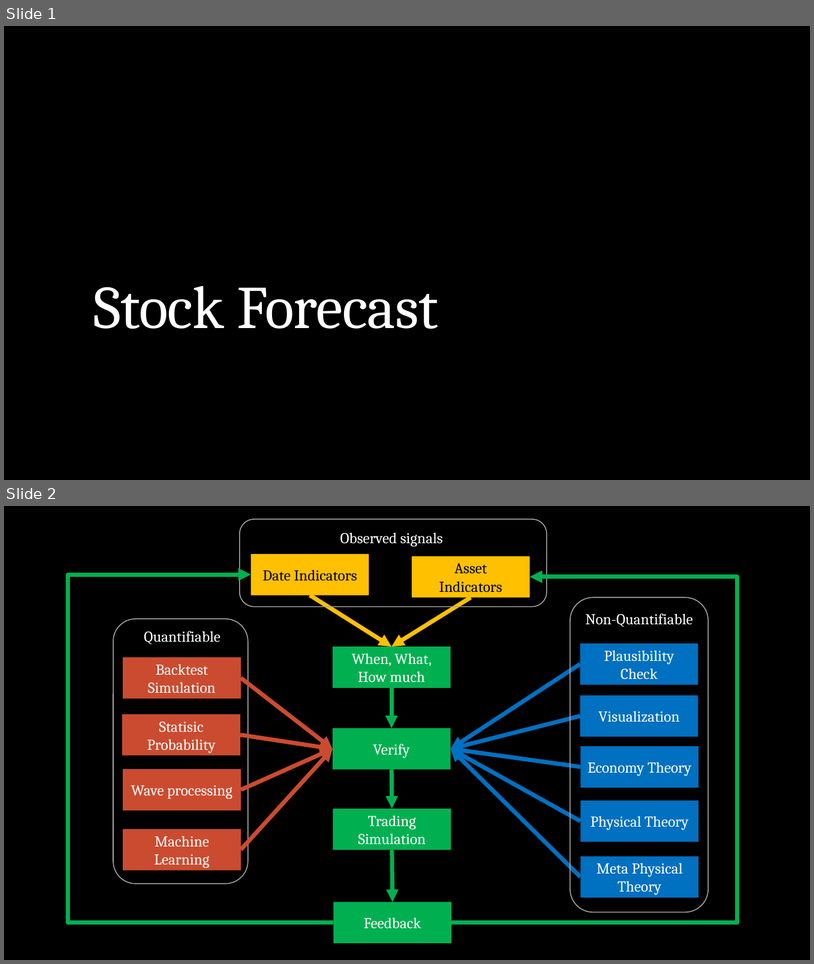
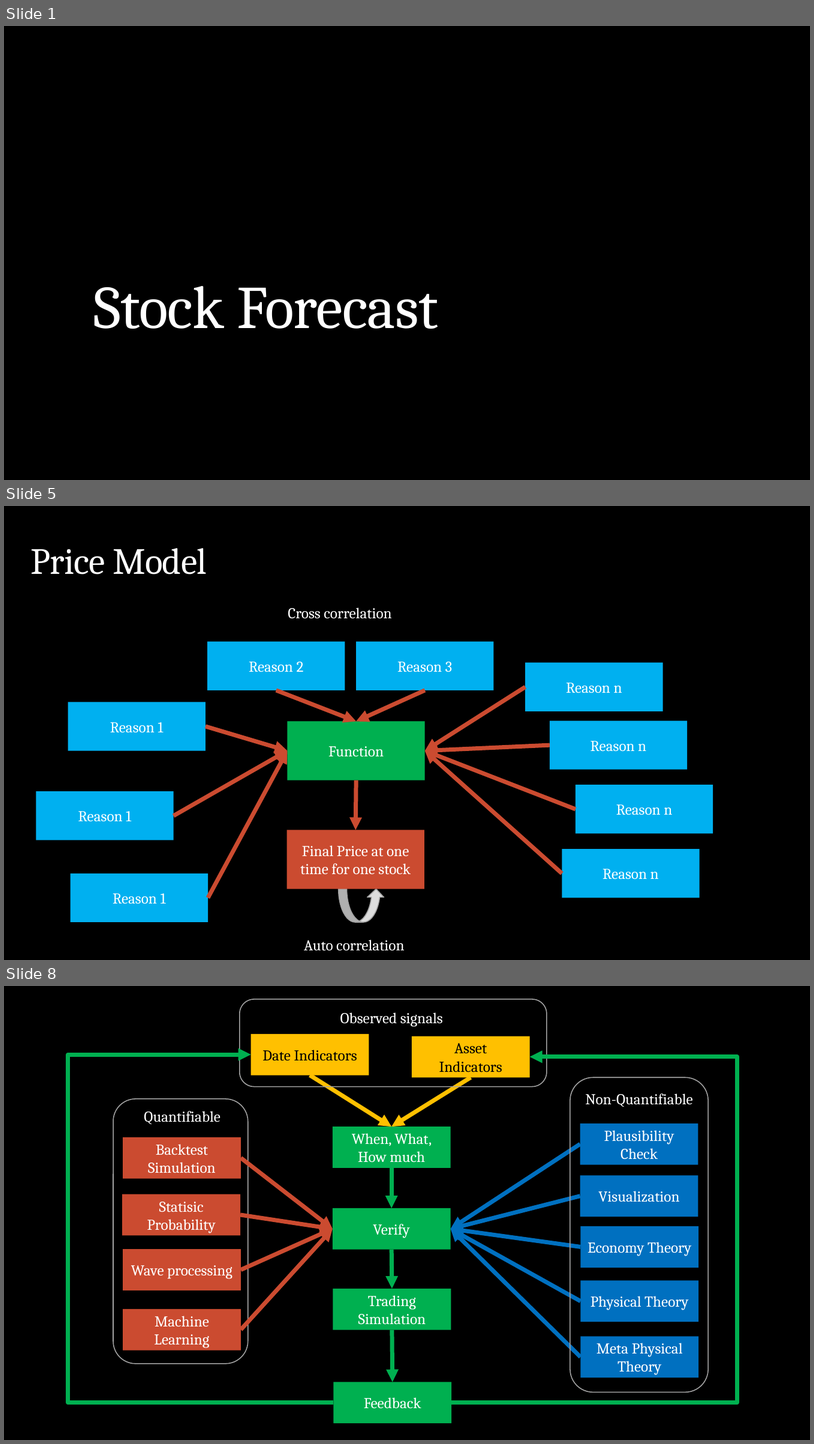
Before and after one commit to webclinic017/Stock-5, a slide deck: Doc/All-In-One.pptx. Shown one above the other, each under a label of ours: slides 1 and 2 before the commit, slides 1, 5 and 8 after it; the slides between them are not shown. The pictures are 814x964 and 814x1444 pixels, drawn with LibreOffice and Linux fonts; fonts in the diff are those of the drawing. Boxes give left, top, right and bottom in pixels: in the first picture for what was removed or moved away, otherwise in the second. Text is boxed around its words. In the diff, an @@ line names an element or a change of style, - is before the commit and + after.

```diff
--- a/Doc/All-In-One.pptx
+++ b/Doc/All-In-One.pptx
@@ slide 5 added at box(4, 506, 810, 960), background #000000 @@
@@ title added at box(30, 548, 207, 574), 44 pt, text #FFFFFF @@
+Price Model
@@ text added at box(288, 607, 392, 619), 18 pt, text #FFFFFF @@
+Cross correlation
@@ rectangle added at box(207, 642, 345, 691), fill #00B0F0, 18 pt, text #FFFFFF @@
+Reason 2
@@ rectangle added at box(356, 642, 494, 691), fill #00B0F0, 18 pt, text #FFFFFF @@
+Reason 3
@@ rectangle added at box(525, 663, 663, 712), fill #00B0F0, 18 pt, text #FFFFFF @@
+Reason n
@@ rectangle added at box(68, 702, 206, 751), fill #00B0F0, 18 pt, text #FFFFFF @@
+Reason 1
@@ arrow added from (276, 690) to (356, 721), #CB4B30 5 pt @@
@@ arrow added from (425, 690) to (356, 721), #CB4B30 5 pt @@
@@ arrow added from (525, 687) to (425, 750), #CB4B30 5 pt @@
@@ rectangle added at box(288, 721, 426, 780), fill #00B050, 18 pt, text #FFFFFF @@
+Function
@@ rectangle added at box(550, 721, 688, 770), fill #00B0F0, 18 pt, text #FFFFFF @@
+Reason n
@@ arrow added from (206, 726) to (288, 750), #CB4B30 5 pt @@
@@ arrow added from (174, 816) to (288, 750), #CB4B30 5 pt @@
@@ arrow added from (208, 897) to (288, 750), #CB4B30 5 pt @@
@@ arrow added from (550, 745) to (425, 750), #CB4B30 5 pt @@
@@ arrow added from (576, 809) to (425, 750), #CB4B30 5 pt @@
@@ arrow added from (563, 873) to (425, 750), #CB4B30 5 pt @@
@@ rectangle added at box(36, 791, 174, 840), fill #00B0F0, 18 pt, text #FFFFFF @@
+Reason 1
@@ arrow added from (356, 780) to (356, 829), #CB4B30 5 pt @@
@@ rectangle added at box(576, 785, 714, 834), fill #00B0F0, 18 pt, text #FFFFFF @@
+Reason n
@@ rectangle added at box(287, 829, 425, 888), fill #CB4B30, 18 pt, text #FFFFFF @@
+Final Price at one time for one stock
@@ rectangle added at box(563, 849, 700, 898), fill #00B0F0, 18 pt, text #FFFFFF @@
+Reason n
@@ rectangle added at box(71, 873, 209, 922), fill #00B0F0, 18 pt, text #FFFFFF @@
+Reason 1
@@ curved up arrow added at box(339, 889, 384, 922), fill #DDDDDD, outline #A3A3A3 1.1 pt @@
@@ text added at box(304, 939, 404, 951), 18 pt, text #FFFFFF @@
+Auto correlation
@@ what was slide 2 is now slide 8 @@
```
Also in this commit, not shown: 3 slides changed, 6 other slides added, 7 other files.
